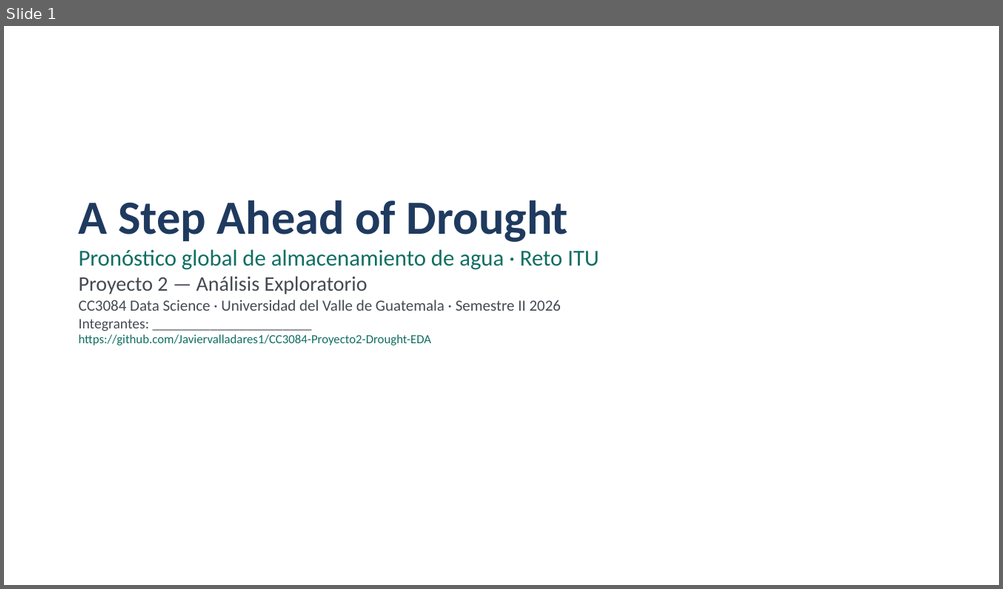
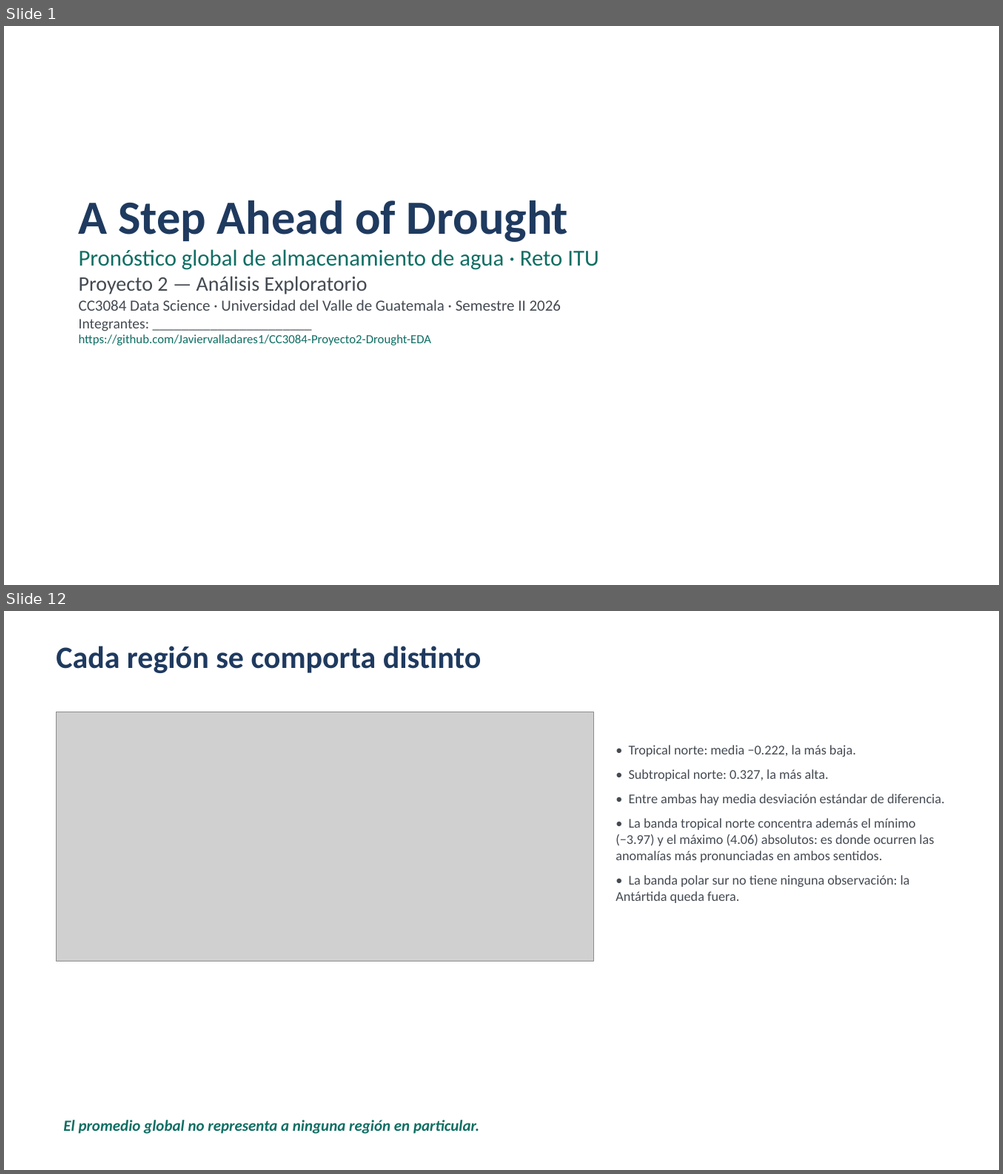
Before and after one commit to Javiervalladares1/Proyecto2Datos, a slide deck: docs/Proyecto2_Presentacion.pptx. Shown one above the other, each under a label of ours: slide 1 before the commit, slides 1 and 12 after it; the slides between them are not shown. The pictures are 1003x589 and 1003x1174 pixels, drawn with LibreOffice and Linux fonts; fonts in the diff are those of the drawing; grey boxes stand for pictures. Boxes give left, top, right and bottom in pixels: in the first picture for what was removed or moved away, otherwise in the second. Text is boxed around its words. In the diff, an @@ line names an element or a change of style, - is before the commit and + after.

```diff
--- a/docs/Proyecto2_Presentacion.pptx
+++ b/docs/Proyecto2_Presentacion.pptx
@@ slide 12 added at <box>4,611,999,1170</box>, background #FFFFFF @@
@@ text added at <box>56,646,481,673</box>, 30 pt, text #1F3A5F, bold @@
+Cada región se comporta distinto
@@ picture added at <box>57,712,594,962</box> @@
@@ text added at <box>615,745,945,903</box>, 13 pt, text #444A52 @@
+• Tropical norte: media −0.222, la más baja.
+• Subtropical norte: 0.327, la más alta.
+• Entre ambas hay media desviación estándar de diferencia.
+• La banda tropical norte concentra además el mínimo (−3.97) y el máximo (4.06) absolutos: es donde ocurren las anomalías más pronunciadas en ambos sentidos.
+• La banda polar sur no tiene ninguna observación: la Antártida queda fuera.
@@ text added at <box>63,1120,479,1134</box>, 15 pt, text #0F6E63, bold, italic @@
+El promedio global no representa a ninguna región en particular.
```
Also in this commit, not shown: 9 slides changed, 5 other slides added.
